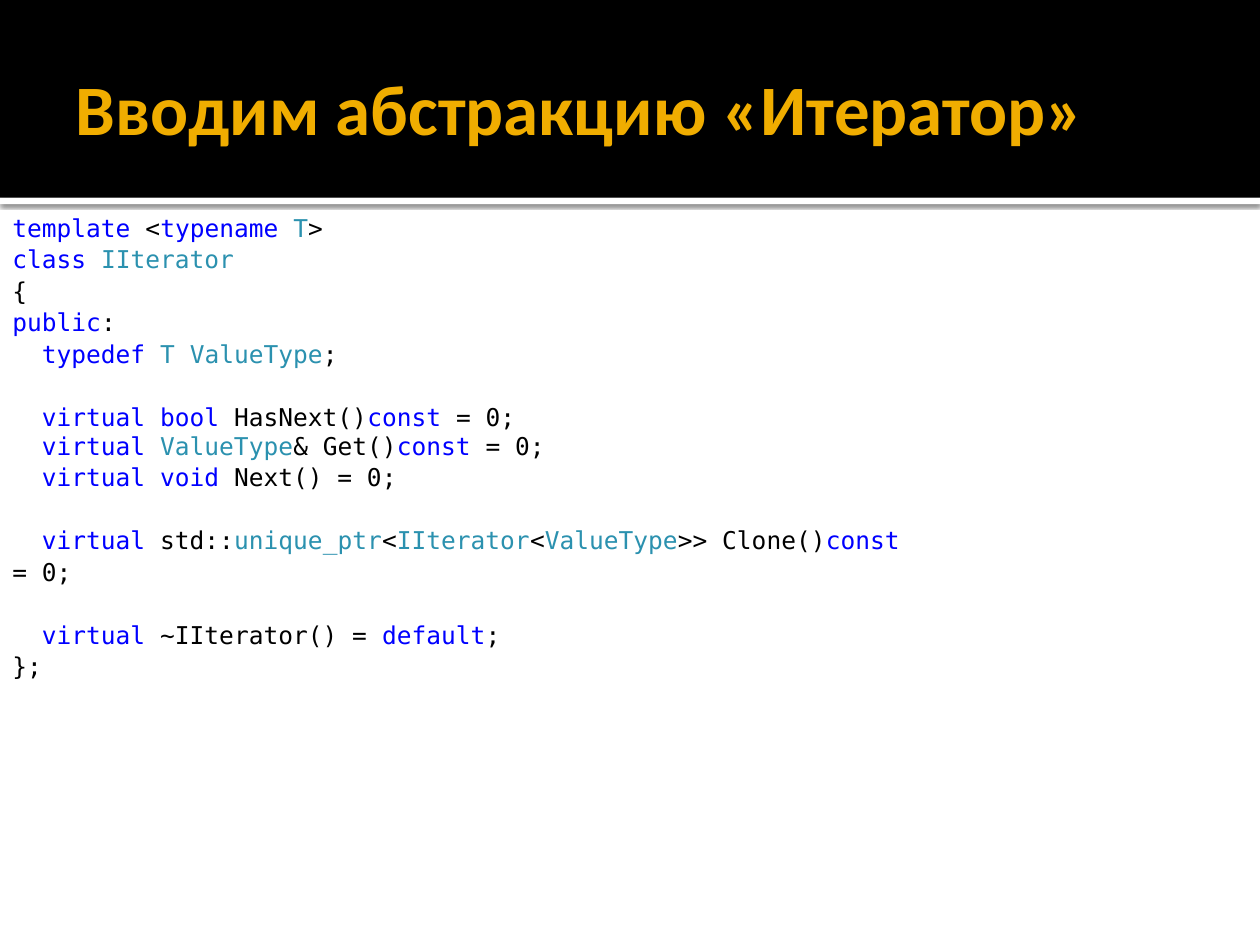
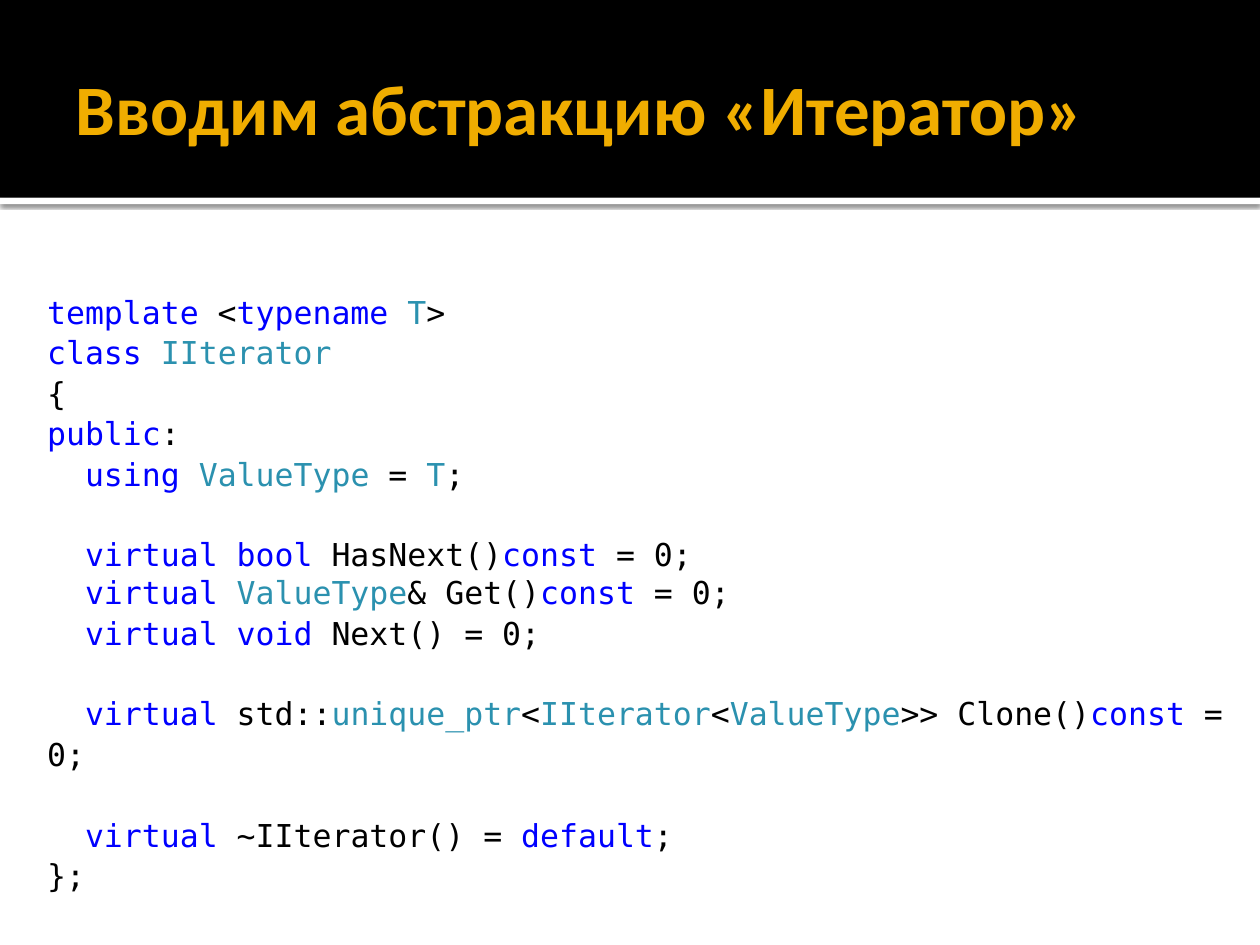
Before and after one commit to alexey-malov/ood, a slide deck: slide 13 of lectures/09.iterator/iterator.pptx. Drawn at 1260x945 pixels with LibreOffice and Linux fonts; fonts in the diff are those of the drawing. Boxes give left, top, right and bottom in pixels: in the first picture for what was removed or moved away, otherwise in the second. Text is boxed around its words. In the diff, an @@ line names an element or a change of style, - is before the commit and + after.

Commit message:
обновлена презентация по паттерну "Итератор"

```diff
--- a/lectures/09.iterator/iterator.pptx
+++ b/lectures/09.iterator/iterator.pptx
@@ text "template <typename T>": place and size @@
-text "template <typename T>" at (12, 218, 899, 648)
+text "template <typename T>" at (47, 300, 1185, 852)
@@ text at (47, 300, 1185, 852): size 14 to 18 pt @@
@@ text at (85, 462, 464, 493): text changed; size 14 to 18 pt @@
-typedef T ValueType;
+using ValueType = T;
```
